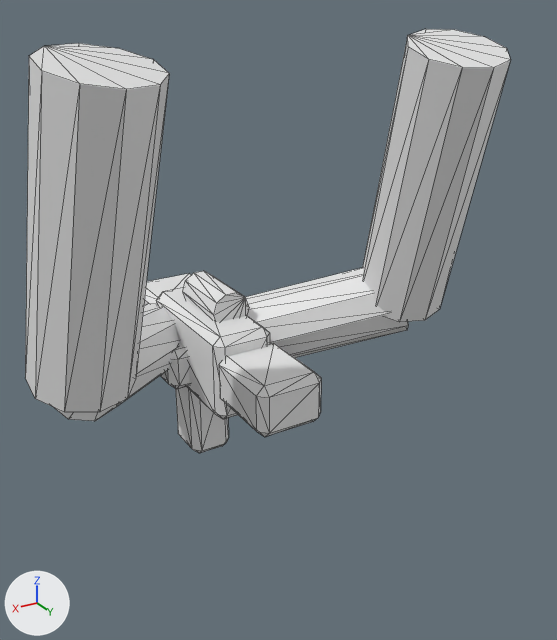
The glTF model assets/source/units/directorate/sources/infantry/kit/combat_engineer/member_0_shoulder.gltf: old version first, new version second.
Camera for both pictures: a camera (50 mm lens) standing at (0.248, 0.09, 0.268) and looking at (0.05, -0.241, 0.103). Every picture has the same lights, and +X, +Y and +Z are marked at lower left. The older version comes first. Mesh edges are drawn as thin lines. Vertices at exactly the same position are counted once.

Objects in the first picture: 'member_0_shoulder'.
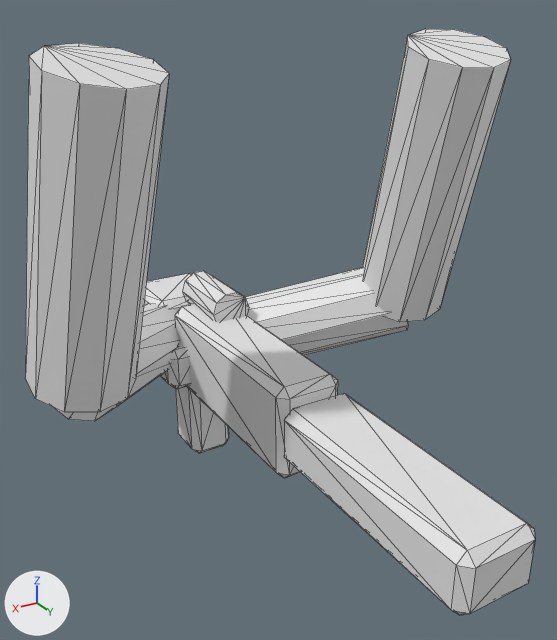
Boxes [x1, y1, x2, y2] around the edits, measured in the pictures (557 x 640 px; the box of a moved part takes in the faces that stretch with it):
'member_0_shoulder', reshaped (38% taller): before [25, 29, 510, 453]; after [25, 29, 535, 615]
part 1 of me_member_0_shoulder, moved or reshaped: before [156, 287, 270, 419]; after [175, 304, 338, 478]
part 2 of me_member_0_shoulder, moved or reshaped: before [219, 343, 321, 437]; after [284, 393, 535, 615]

What changed in the scene script:
```text
Change me_member_0_shoulder:
    used by ob_member_0_shoulder; location = (0.0, 0.0, 0.0)
    remove me_member_0_shoulder.from_pydata(...)  # 264 vertices, 480 faces; spans x -0.081..0.181, y -0.42..-0.194, z -0.025..0.248
    add me_member_0_shoulder.from_pydata(...)  # 264 vertices, 480 faces; spans x -0.081..0.181, y -0.42..-0.07, z -0.025..0.248
    me_member_0_shoulder part 1: 12 of the vertices in x 0.035..0.073, y -0.276..-0.271, z 0.028..0.083 are moved by (0.0, 0.071, 0.0)
    me_member_0_shoulder part 2: all 12 vertices in x 0.029..0.071, y -0.229..-0.224, z 0.04..0.072 are moved by (0.0, 0.154, 0.0)
    other edits to the shape of me_member_0_shoulder do not show in these pictures
```
